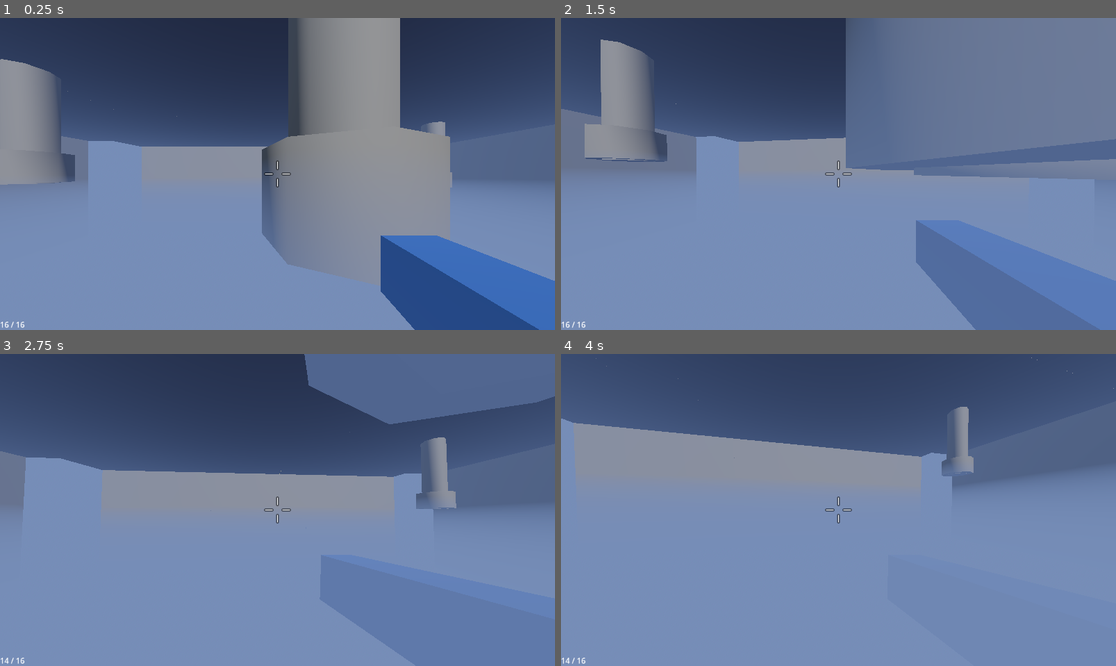
Above: before the commit, frames 1-4 (two rows, left to right).
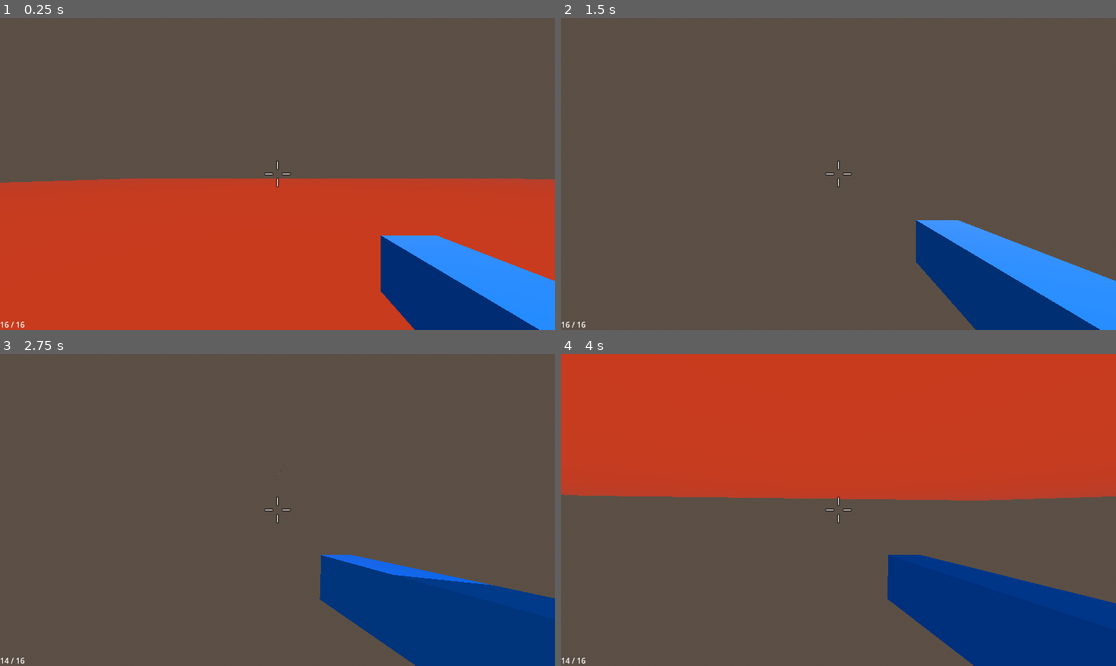
Above: after the commit, the same moments.

Repository: rsrasmu2/Brackeys2025
Game: Godot game, scene res://assets/main/main.tscn
Same seed, same stepped clock (60 frames per second), same inputs: the game is played once before the commit and once after it.
Inputs (mouse positions are in pixels of both pictures, inside the frame that each line leads up to):
- Up to frame 1 (0.25 s): no input
- Up to frame 2 (1.5 s): move the mouse to (866, 174) at 0.52 s; hold Right mouse button (melee) 0.53-1.28 s; hold W (move_forward) from 0.53 s (still down); tap Space (jump) at 0.77 s; move the mouse to (810, 174) at 1.27 s; tap Shift (dash) at 1.35 s
- Up to frame 3 (2.75 s): keep holding W (move_forward); tap Space (jump) at 1.52 s; right-click (249, 510) at 1.55 s; move the mouse to (288, 503) at 2.02 s; press the mouse at (288, 503) at 2.03 s; right-click (288, 503) at 2.3 s
- Up to frame 4 (4 s): keep holding W (move_forward); move the mouse to (832, 516) at 2.77 s; release the mouse at (832, 516) at 2.78 s; right-click (832, 516) at 2.85 s; tap Space (jump) at 3.02, 3.77 s; move the mouse to (877, 513) at 3.52 s; hold Right mouse button (melee) from 3.53 s (still down)

The runs differ from the first frame. In frame 1, 100% of the frame differs, in the area x 0-100%, y 0-100%; in frame 2, 100%; in frame 3, 100%; in frame 4, 100%.

Commit message:
Several tweeks

Diff:
--- a/assets/enemy/enemy.tscn
+++ b/assets/enemy/enemy.tscn
@@ -144,7 +144,7 @@
 tracks/1/interp = 1
 tracks/1/loop_wrap = true
 tracks/1/keys = {
-"times": PackedFloat32Array(0, 0.7, 0.8, 0.9, 1, 1.1, 1.2, 1.6, 1.75),
+"times": PackedFloat32Array(0, 0.7, 0.8, 0.9, 1, 1.1, 1.2, 1.6, 1.76667),
 "transitions": PackedFloat32Array(1, 1, 1, 1, 1, 1, 1, 1, 1),
 "update": 0,
 "values": [Vector3(0, 0.7, 0), Vector3(0, 0.49, 0), Vector3(0, 0.505, 0), Vector3(0, 0.49, 0), Vector3(0, 0.505, 0), Vector3(0, 0.49, 0), Vector3(0, 0.505, 0), Vector3(0, 0.46, 0), Vector3(0, 0.91, 0)]
@@ -171,7 +171,7 @@
 "times": PackedFloat32Array(0, 0.35, 0.7, 1.75),
 "transitions": PackedFloat32Array(1, 1, 1, 1),
 "update": 1,
-"values": [Vector3(0, 0.7, 0), Vector3(0, 0.6, 0), Vector3(0, 0.55, 0), Vector3(0, 0.9, 0)]
+"values": [Vector3(0, 0.7, 0), Vector3(0, 0.6, 0), Vector3(0, 0.55, 0), Vector3(0, 0.95, 0)]
 }
 tracks/4/type = "value"
 tracks/4/imported = false
@@ -186,10 +186,78 @@
 "values": [Vector3(0, 1.8, 0), Vector3(0, 1.4, 0), Vector3(0, 1.4, 0), Vector3(0, 2.2, 0)]
 }
 
+[sub_resource type="CapsuleShape3D" id="CapsuleShape3D_gxvxc"]
+radius = 0.3
+height = 1.4
+
+[sub_resource type="Animation" id="Animation_gxvxc"]
+resource_name = "melee_end"
+tracks/0/type = "value"
+tracks/0/imported = false
+tracks/0/enabled = true
+tracks/0/path = NodePath("CollisionShape3D:shape")
+tracks/0/interp = 1
+tracks/0/loop_wrap = true
+tracks/0/keys = {
+"times": PackedFloat32Array(0, 0.3),
+"transitions": PackedFloat32Array(1, 1),
+"update": 1,
+"values": [SubResource("CapsuleShape3D_4nxta"), SubResource("CapsuleShape3D_gxvxc")]
+}
+tracks/1/type = "value"
+tracks/1/imported = false
+tracks/1/enabled = true
+tracks/1/path = NodePath("MeshInstance3D:position")
+tracks/1/interp = 1
+tracks/1/loop_wrap = true
+tracks/1/keys = {
+"times": PackedFloat32Array(0, 0.3),
+"transitions": PackedFloat32Array(1, 1),
+"update": 0,
+"values": [Vector3(0, 0.91, 0), Vector3(0, 0.7, 0)]
+}
+tracks/2/type = "value"
+tracks/2/imported = false
+tracks/2/enabled = true
+tracks/2/path = NodePath("MeshInstance3D:scale")
+tracks/2/interp = 1
+tracks/2/loop_wrap = true
+tracks/2/keys = {
+"times": PackedFloat32Array(0, 0.3),
+"transitions": PackedFloat32Array(1, 1),
+"update": 0,
+"values": [Vector3(1.3, 1.3, 1.3), Vector3(1, 1, 1)]
+}
+tracks/3/type = "value"
+tracks/3/imported = false
+tracks/3/enabled = true
+tracks/3/path = NodePath("HealthBar:position")
+tracks/3/interp = 1
+tracks/3/loop_wrap = true
+tracks/3/keys = {
+"times": PackedFloat32Array(0, 0.3),
+"transitions": PackedFloat32Array(1, 1),
+"update": 0,
+"values": [Vector3(0, 2.2, 0), Vector3(0, 1.8, 0)]
+}
+tracks/4/type = "value"
+tracks/4/imported = false
+tracks/4/enabled = true
+tracks/4/path = NodePath("CollisionShape3D:position")
+tracks/4/interp = 1
+tracks/4/loop_wrap = true
+tracks/4/keys = {
+"times": PackedFloat32Array(0, 0.3),
+"transitions": PackedFloat32Array(1, 1),
+"update": 0,
+"values": [Vector3(0, 0.91, 0), Vector3(0, 0.7, 0)]
+}
+
 [sub_resource type="AnimationLibrary" id="AnimationLibrary_gxvxc"]
 _data = {
 &"RESET": SubResource("Animation_x63uy"),
 &"idle": SubResource("Animation_uu6ev"),
+&"melee_end": SubResource("Animation_gxvxc"),
 &"melee_windup": SubResource("Animation_0tmw4")
 }
 
--- /dev/null
+++ b/assets/enemy/target.gd
@@ -0,0 +1,8 @@
+class_name Target
+extends Node
+
+var target: Player:
+	get():
+		if target == null:
+			target = get_tree().get_first_node_in_group("Player")
+		return target
--- a/assets/environment/Level 1/new_terrain_3d_material.tres
+++ b/assets/environment/Level 1/new_terrain_3d_material.tres
@@ -1,45 +1,4 @@
-[gd_resource type="Terrain3DMaterial" load_steps=4 format=3 uid="uid://b86qpvhrw1ava"]
-
-[sub_resource type="Gradient" id="Gradient_w3ekb"]
-offsets = PackedFloat32Array(0.2, 1)
-colors = PackedColorArray(1, 1, 1, 1, 0, 0, 0, 1)
-
-[sub_resource type="FastNoiseLite" id="FastNoiseLite_5aub6"]
-noise_type = 2
-frequency = 0.03
-cellular_jitter = 3.0
-cellular_return_type = 0
-domain_warp_enabled = true
-domain_warp_type = 1
-domain_warp_amplitude = 50.0
-domain_warp_fractal_type = 2
-domain_warp_fractal_lacunarity = 1.5
-domain_warp_fractal_gain = 1.0
-
-[sub_resource type="NoiseTexture2D" id="NoiseTexture2D_fghle"]
-seamless = true
-color_ramp = SubResource("Gradient_w3ekb")
-noise = SubResource("FastNoiseLite_5aub6")
+[gd_resource type="Terrain3DMaterial" format=3 uid="uid://b86qpvhrw1ava"]
 
 [resource]
-_shader_parameters = {
-&"bias_distance": 512.0,
-&"blend_sharpness": 0.5,
-&"depth_blur": 0.0,
-&"flat_terrain_normals": false,
-&"general": null,
-&"macro_variation": true,
-&"macro_variation1": Color(1, 1, 1, 1),
-&"macro_variation2": Color(1, 1, 1, 1),
-&"macro_variation_slope": 0.333,
-&"mipmap_bias": 1.0,
-&"mipmaps": null,
-&"noise1_angle": 0.0,
-&"noise1_offset": Vector2(0.5, 0.5),
-&"noise1_scale": 0.04,
-&"noise2_scale": 0.076,
-&"noise_texture": SubResource("NoiseTexture2D_fghle"),
-&"projection_threshold": 0.8,
-&"vertical_projection": true
-}
 show_checkered = true
--- a/assets/environment/Level 2/new_terrain_3d_material.tres
+++ b/assets/environment/Level 2/new_terrain_3d_material.tres
@@ -1,5 +1,46 @@
-[gd_resource type="Terrain3DMaterial" format=3 uid="uid://b1y177mluqlu0"]
+[gd_resource type="Terrain3DMaterial" load_steps=4 format=3 uid="uid://b1y177mluqlu0"]
+
+[sub_resource type="Gradient" id="Gradient_wjuo6"]
+offsets = PackedFloat32Array(0.2, 1)
+colors = PackedColorArray(1, 1, 1, 1, 0, 0, 0, 1)
+
+[sub_resource type="FastNoiseLite" id="FastNoiseLite_bhck2"]
+noise_type = 2
+frequency = 0.03
+cellular_jitter = 3.0
+cellular_return_type = 0
+domain_warp_enabled = true
+domain_warp_type = 1
+domain_warp_amplitude = 50.0
+domain_warp_fractal_type = 2
+domain_warp_fractal_lacunarity = 1.5
+domain_warp_fractal_gain = 1.0
+
+[sub_resource type="NoiseTexture2D" id="NoiseTexture2D_4cuf6"]
+seamless = true
+color_ramp = SubResource("Gradient_wjuo6")
+noise = SubResource("FastNoiseLite_bhck2")
 
 [resource]
+_shader_parameters = {
+&"bias_distance": 512.0,
+&"blend_sharpness": 0.5,
+&"depth_blur": 0.0,
+&"flat_terrain_normals": false,
+&"general": null,
+&"macro_variation": true,
+&"macro_variation1": Color(1, 1, 1, 1),
+&"macro_variation2": Color(1, 1, 1, 1),
+&"macro_variation_slope": 0.333,
+&"mipmap_bias": 1.0,
+&"mipmaps": null,
+&"noise1_angle": 0.0,
+&"noise1_offset": Vector2(0.5, 0.5),
+&"noise1_scale": 0.04,
+&"noise2_scale": 0.076,
+&"noise_texture": SubResource("NoiseTexture2D_4cuf6"),
+&"projection_threshold": 0.8,
+&"vertical_projection": true
+}
 show_checkered = true
 show_grey = true
--- a/assets/main/main.tscn
+++ b/assets/main/main.tscn
@@ -1,7 +1,7 @@
 [gd_scene load_steps=2 format=3 uid="uid://brkhre0g3uimc"]
 
-[ext_resource type="PackedScene" uid="uid://bpeceg08wwn2n" path="res://assets/environment/Level 1/Level 1.tscn" id="1_xch4i"]
+[ext_resource type="PackedScene" uid="uid://dbscgsfbwy7q0" path="res://assets/environment/Level 2/Level 2.tscn" id="1_xch4i"]
 
 [node name="Main" type="Node"]
 
-[node name="Environment" parent="." instance=ExtResource("1_xch4i")]
+[node name="Environment_Level2" parent="." instance=ExtResource("1_xch4i")]
Not shown: 1 places in assets/enemy/enemy.tscn that only renumber resources
Not shown, added: assets/enemy/target.gd.uid
